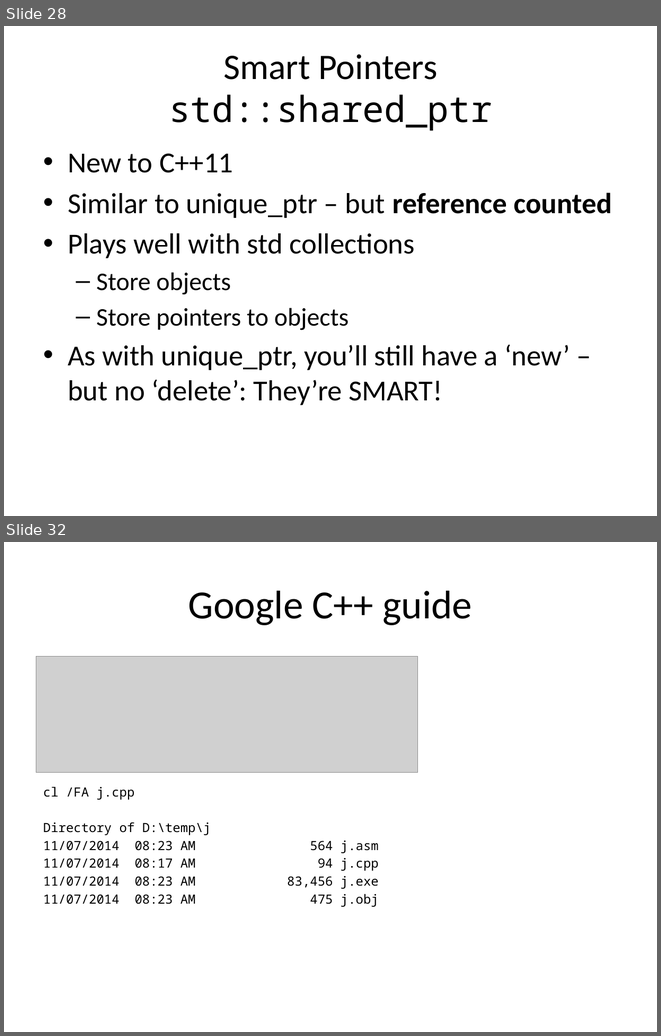
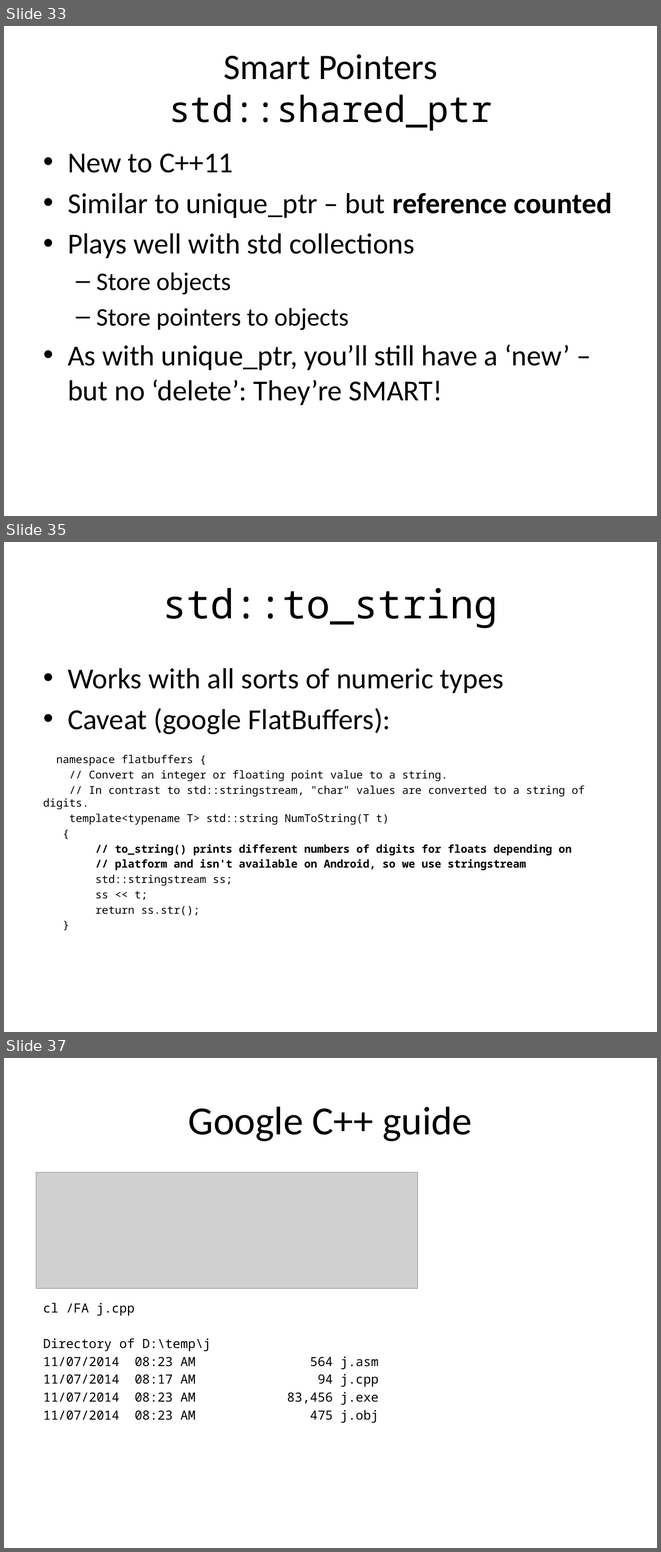
Before and after one commit to fellmad/FunWithCpp11, a slide deck: doc/Fun_with_C++11.pptx. Shown one above the other, each under a label of ours: slides 28 and 32 before the commit, slides 33, 35 and 37 after it; the slides between them are not shown. The pictures are 661x1036 and 661x1552 pixels, drawn with LibreOffice and Linux fonts; fonts in the diff are those of the drawing; grey boxes stand for pictures. Boxes give left, top, right and bottom in pixels: in the first picture for what was removed or moved away, otherwise in the second. Text is boxed around its words. In the diff, an @@ line names an element or a change of style, - is before the commit and + after.

```diff
--- a/doc/Fun_with_C++11.pptx
+++ b/doc/Fun_with_C++11.pptx
@@ slide 35 added at [4, 542, 657, 1032], background #FFFFFF @@
@@ title added at [162, 588, 497, 628], 44 pt, text #000000 @@
+std::to_string
@@ text added at [43, 668, 585, 916], 12 pt, text #000000 @@
+• Works with all sorts of numeric types
+• Caveat (google FlatBuffers):
+namespace flatbuffers {
+// Convert an integer or floating point value to a string.
+// In contrast to std::stringstream, "char" values are converted to a string of digits.
+template<typename T> std::string NumToString(T t)
+{
+// to_string() prints different numbers of digits for floats depending on
+// platform and isn't available on Android, so we use stringstream
+std::stringstream ss;
+ss << t;
+return ss.str();
+}
@@ what was slide 28 is now slide 33 @@
@@ what was slide 32 is now slide 37 @@
```
Also in this commit, not shown: 5 slides changed, 4 other slides added.
